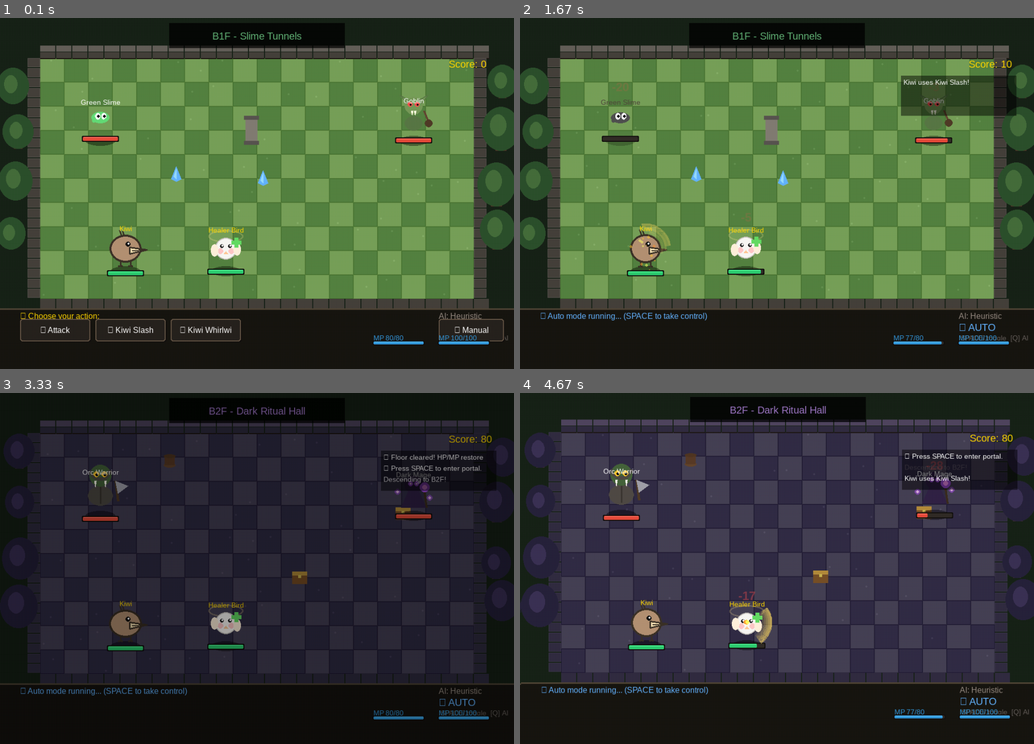
Above: before the commit, frames 1-4 (two rows, left to right).
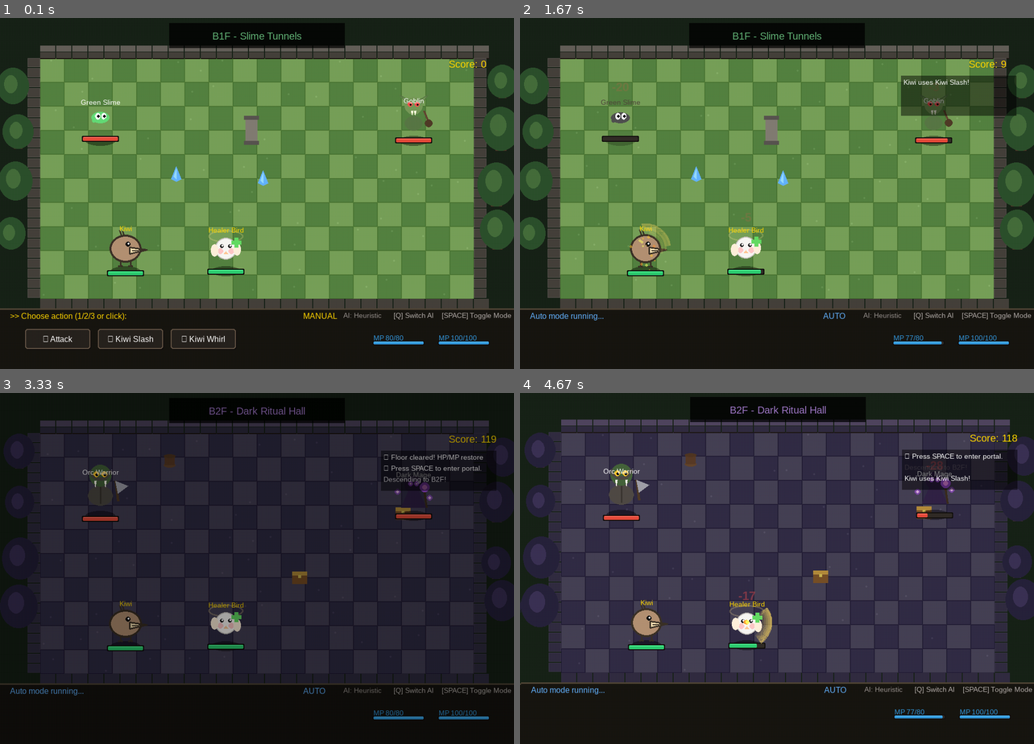
Above: after the commit, the same moments.

Repository: Kaiii1912/oop-finalproject-team20
Game: pygame game, started from boom/pygame_app.py
Two runs of this game, one before a commit and one after it. Both use one fixed random seed, a clock stepped at 60 frames per second and the inputs below.
Inputs:
- Up to frame 1 (0.1 s): no input
- Up to frame 2 (1.67 s): tap Space at 0.33, 0.73, 1.03 s; hold Enter 0.67-1.13 s
- Up to frame 3 (3.33 s): tap Space at 1.73, 2.03, 2.57, 2.87 s; tap 2 at 2.17 s
- Up to frame 4 (4.67 s): tap Space at 3.63, 4.4 s

The runs differ from the first frame. In frame 1, 1.7% of the frame differs, in the area x 2-100%, y 83-95%; in frame 2, 0.8%; in frame 3, 0.7%; in frame 4, 0.8%.

Commit message:
UI_upgrade

Diff:
--- a/boom/dungeon_env.py
+++ b/boom/dungeon_env.py
@@ -44,6 +44,9 @@
         self.event_log = EventLog()
         self.terminated = False
         self.turn_order: List[Character] = []
+
+        # 追蹤玩家累計受傷量（用於扣分）
+        self.damage_taken_total = 0
 
     def reset(self, floor_idx: int = 0):
         """重置地城至特定樓層"""
@@ -94,16 +97,31 @@
 
         terminated = self.terminated
 
-        # 改進分數計算：殺死敵人數 * 10，清關 +50
+        # === 改進分數計算（用於比較算法優劣）===
         dead_enemies = sum(1 for e in self.enemies if not e.is_alive())
+
+        # 基礎分數：殺敵獎勵
         reward = dead_enemies * 10.0
+
+        # 清關獎勵
         if terminated and any(p.is_alive() for p in self.players):
-            reward += 50.0  # 清關獎勵
+            reward += 50.0
             # Boss 獎勵
             if any("Dragon" in e.name for e in self.enemies):
                 reward += 150.0
 
-        return self._get_obs(), reward, terminated, False, {"log": self.event_log.logs}
+            # 生存獎勵：每個存活玩家 +20
+            alive_players = sum(1 for p in self.players if p.is_alive())
+            reward += alive_players * 20.0
+
+        # === 受傷扣分：每受到 1 點傷害扣 0.05 分 ===
+        reward -= self.damage_taken_total * 0.05
+
+        # 失敗懲罰
+        if terminated and not any(p.is_alive() for p in self.players):
+            reward = -100.0
+
+        return self._get_obs(), reward, terminated, False, {"log": self.event_log.logs, "damage_taken": self.damage_taken_total}
 
     def _apply_action(self, action: BattleAction):
         actor = action.actor
@@ -125,6 +143,9 @@
         if action.action_type == ActionType.BASIC_ATTACK and targets:
             dmg = targets[0].take_damage(actor.stats.attack)
             self.event_log.add(f"{actor.name} attacked {targets[0].name} for {dmg} damage.")
+            # 追蹤玩家受到的傷害
+            if targets[0].team == Team.PLAYERS:
+                self.damage_taken_total += dmg
 
         elif action.action_type == ActionType.USE_SKILL and action.skill:
             # 利用成員 A 寫的多型 apply
--- a/boom/pygame_app.py
+++ b/boom/pygame_app.py
@@ -513,11 +513,11 @@
         self.action_buttons.clear()
         player = self.env.players[0]
 
-        button_y = HEIGHT - 100
-        button_w = 140
-        button_h = 45
-        spacing = 10
-        start_x = 40
+        button_y = HEIGHT - 80
+        button_w = 130
+        button_h = 40
+        spacing = 15
+        start_x = 50
 
         self.action_buttons.append(
             Button(start_x, button_y, button_w, button_h, "⚔ Attack",
@@ -526,7 +526,7 @@
 
         for i, skill in enumerate(player.skills):
             can_use = player.mp >= skill.mp_cost
-            skill_text = f"✨ {skill.name[:12]}"
+            skill_text = f"✨ {skill.name[:10]}"
 
             self.action_buttons.append(
                 Button(start_x + (button_w + spacing) * (i + 1), button_y,
@@ -534,12 +534,6 @@
                       action_data={"type": "skill", "skill": skill, "index": i},
                       enabled=can_use)
             )
-
-        auto_text = "🤖 Auto: ON" if not self.manual_mode else "🎮 Manual"
-        self.action_buttons.append(
-            Button(WIDTH - 150, button_y, 130, button_h, auto_text,
-                   action_data={"type": "toggle_auto"})
-        )
 
     def _build_target_buttons(self, is_heal: bool = False):
         self.target_buttons.clear()
@@ -603,6 +597,10 @@
                         # 關卡完成時，按 SPACE 進入傳送門
                         print("[DEBUG] Entering portal to next floor")
                         self._proceed_to_next_floor()
+                    elif self.game_state == "MODE_SELECT":
+                        # 模式選擇中，按 SPACE 切換 MANUAL/AUTO
+                        self.manual_mode = not self.manual_mode
+                        print(f"[DEBUG] Mode toggled to: {'MANUAL' if self.manual_mode else 'AUTO'}")
                     elif self.game_state in ("GAME_OVER", "VICTORY"):
                         # 遊戲結束時重新開始
                         print("[DEBUG] Restarting game")
@@ -625,6 +623,11 @@
                         self._handle_action_select(1)
                     elif event.key == pygame.K_3:
                         self._handle_action_select(2)
+
+                # ENTER 鍵開始遊戲（MODE_SELECT 狀態）
+                elif event.key == pygame.K_RETURN and self.game_state == "MODE_SELECT":
+                    print(f"[DEBUG] Starting game with mode: {'MANUAL' if self.manual_mode else 'AUTO'}")
+                    self.game_state = "PLAYING"
 
             elif event.type == pygame.MOUSEBUTTONDOWN:
                 if event.button == 1:
@@ -745,7 +748,7 @@
         self.pending_action = action
 
     def _restart_game(self):
-        print("=== RESTARTING GAME ===")  # Debug 訊息
+        print("=== RESTARTING GAME ===")
         players = create_default_players()
         floors = build_dungeon_floors()
         self.env = DungeonBattleEnv(floors=floors, players=players)
@@ -754,15 +757,19 @@
         self.terminated = False
         self.truncated = False
         self.total_reward = 0.0
-        self.game_state = "PLAYING"
+
+        # 進入模式選擇狀態
+        self.game_state = "MODE_SELECT"
+        self.manual_mode = True  # 預設手動模式
+
         self.player_turn = True
         self.current_phase = "SELECT_ACTION"
         self.battle_messages.clear()
         self.tile_renderer.generate_debris(self.floor_idx)
-        self.floor_transition.active = False  # 確保過場動畫關閉
-        self.action_animation_active = False  # 確保動作動畫關閉
+        self.floor_transition.active = False
+        self.action_animation_active = False
         self._build_action_buttons()
-        print("=== GAME RESTARTED ===")  # Debug 訊息
+        print("=== SELECT MODE TO START ===")  # Debug 訊息  # Debug 訊息
 
     def _update_logic(self, dt: float) -> None:
         # 樓層轉換動畫
@@ -1102,45 +1109,47 @@
         pygame.draw.rect(surface, (25, 22, 18), menu_rect)
         pygame.draw.line(surface, (80, 70, 55), (0, HEIGHT - 120), (WIDTH, HEIGHT - 120), 3)
 
-        # === 模式顯示區（右上角）===
-        agent_name = self.agent_types[self.agent_mode_idx][0]
-        mode_text = "🎮 MANUAL" if self.manual_mode else "🤖 AUTO"
-        mode_color = GOLD if self.manual_mode else (100, 180, 255)
-
-        # Agent 類型
-        agent_surf = self.font_small.render(f"AI: {agent_name}", True, (150, 140, 130))
-        surface.blit(agent_surf, (WIDTH - 150, HEIGHT - 115))
-
-        # 手動/自動模式
-        mode_surf = self.font_mid.render(mode_text, True, mode_color)
-        surface.blit(mode_surf, (WIDTH - 150, HEIGHT - 95))
-
-        # 按鍵提示
-        hint_surf = self.font_tiny.render("[SPACE] toggle  [Q] AI", True, (100, 95, 90))
-        surface.blit(hint_surf, (WIDTH - 150, HEIGHT - 70))
-
-        # === 狀態提示（左邊）===
+        # === 第一行：狀態提示（最上方）===
         if self.manual_mode:
             if self.current_phase == "SELECT_ACTION" and self.player_turn:
-                status = "▶ Choose your action:"
+                status = ">> Choose action (1/2/3 or click):"
                 color = GOLD
             elif self.current_phase == "SELECT_TARGET":
-                status = "▶ Select target (click or press 1-3):"
+                status = ">> Select target:"
                 color = (100, 200, 255)
             elif self.current_phase == "ENEMY_TURN":
-                status = "⏳ Enemy turn..."
+                status = "Enemy turn..."
                 color = HP_RED
             else:
-                status = "⚔ Executing..."
+                status = "Executing..."
                 color = WHITE
         else:
-            status = "🤖 Auto mode running... (SPACE to take control)"
+            status = "Auto mode running..."
             color = (100, 180, 255)
 
         status_surf = self.font_small.render(status, True, color)
-        surface.blit(status_surf, (40, HEIGHT - 115))
-
-        # 動作按鈕（僅手動模式且玩家回合時顯示）
+        surface.blit(status_surf, (20, HEIGHT - 115))
+
+        # === 第一行右側：模式顯示（更清晰）===
+        agent_name = self.agent_types[self.agent_mode_idx][0]
+        mode_text = "MANUAL" if self.manual_mode else "AUTO"
+        mode_color = GOLD if self.manual_mode else (100, 180, 255)
+
+        # 分開顯示，更清晰
+        # 模式
+        mode_surf = self.font_small.render(mode_text, True, mode_color)
+        surface.blit(mode_surf, (WIDTH - 420, HEIGHT - 115))
+
+        # AI 類型
+        ai_surf = self.font_tiny.render(f"AI: {agent_name}", True, (150, 145, 140))
+        surface.blit(ai_surf, (WIDTH - 340, HEIGHT - 115))
+
+        # 按鍵提示（更明顯）
+        key_hint = "[Q] Switch AI    [SPACE] Toggle Mode"
+        hint_surf = self.font_tiny.render(key_hint, True, (180, 175, 170))
+        surface.blit(hint_surf, (WIDTH - 240, HEIGHT - 115))
+
+        # === 第二行：動作按鈕（中間）===
         if self.current_phase == "SELECT_ACTION" and self.player_turn and self.manual_mode:
             for btn in self.action_buttons:
                 btn.draw(surface, self.font_small)
@@ -1205,7 +1214,44 @@
 
         overlay = pygame.Surface((WIDTH, HEIGHT), pygame.SRCALPHA)
 
-        if self.game_state == "FLOOR_COMPLETE":
+        if self.game_state == "MODE_SELECT":
+            # === 模式選擇畫面 ===
+            overlay.fill((0, 0, 0, 180))
+            surface.blit(overlay, (0, 0))
+
+            # 標題
+            title = self.font_title.render("SELECT MODE", True, GOLD)
+            surface.blit(title, title.get_rect(center=(WIDTH // 2, 100)))
+
+            # 當前設定
+            agent_name = self.agent_types[self.agent_mode_idx][0]
+            mode_text = "MANUAL" if self.manual_mode else "AUTO"
+            mode_color = GOLD if self.manual_mode else (100, 180, 255)
+
+            # 模式顯示
+            mode_label = self.font_mid.render("Mode:", True, WHITE)
+            surface.blit(mode_label, (WIDTH // 2 - 150, HEIGHT // 2 - 60))
+            mode_value = self.font_big.render(mode_text, True, mode_color)
+            surface.blit(mode_value, (WIDTH // 2 + 20, HEIGHT // 2 - 65))
+
+            # AI 顯示
+            ai_label = self.font_mid.render("AI:", True, WHITE)
+            surface.blit(ai_label, (WIDTH // 2 - 150, HEIGHT // 2 - 20))
+            ai_value = self.font_big.render(agent_name, True, (150, 200, 255))
+            surface.blit(ai_value, (WIDTH // 2 + 20, HEIGHT // 2 - 25))
+
+            # 按鍵提示
+            hint1 = self.font_small.render("[SPACE]  Toggle Manual / Auto", True, (180, 175, 170))
+            surface.blit(hint1, hint1.get_rect(center=(WIDTH // 2, HEIGHT // 2 + 40)))
+
+            hint2 = self.font_small.render("[Q]  Switch AI Type", True, (180, 175, 170))
+            surface.blit(hint2, hint2.get_rect(center=(WIDTH // 2, HEIGHT // 2 + 70)))
+
+            # 開始提示
+            start_hint = self.font_mid.render(">>> Press ENTER to START <<<", True, (255, 255, 150))
+            surface.blit(start_hint, start_hint.get_rect(center=(WIDTH // 2, HEIGHT - 100)))
+
+        elif self.game_state == "FLOOR_COMPLETE":
             # === 關卡完成 - 傳送門畫面 ===
             overlay.fill((0, 0, 0, 160))
             surface.blit(overlay, (0, 0))
@@ -1215,33 +1261,28 @@
             portal_pulse = math.sin(self.animation_time * 4) * 10
             portal_size = int(60 + portal_pulse)
 
-            # 外圈
             pygame.draw.ellipse(surface, (100, 200, 255),
                               (WIDTH // 2 - portal_size, portal_y - portal_size // 2,
                                portal_size * 2, portal_size), 4)
-            # 內圈
             pygame.draw.ellipse(surface, (150, 230, 255),
                               (WIDTH // 2 - portal_size + 15, portal_y - portal_size // 2 + 10,
                                portal_size * 2 - 30, portal_size - 20), 2)
-            # 中心
             pygame.draw.ellipse(surface, (200, 255, 255),
                               (WIDTH // 2 - 20, portal_y - 10, 40, 20))
 
-            # 文字
-            title = self.font_title.render("✨ FLOOR CLEARED!", True, GOLD)
+            title = self.font_title.render("FLOOR CLEARED!", True, GOLD)
             surface.blit(title, title.get_rect(center=(WIDTH // 2, 100)))
 
-            next_floor = self.floor_idx + 2  # 顯示下一層編號
+            next_floor = self.floor_idx + 2
             portal_text = self.font_mid.render(f"Portal to B{next_floor}F opened!", True, (100, 200, 255))
             surface.blit(portal_text, portal_text.get_rect(center=(WIDTH // 2, portal_y + 60)))
 
-            # 模式切換提示
             agent_name = self.agent_types[self.agent_mode_idx][0]
             mode_text = "MANUAL" if self.manual_mode else "AUTO"
-            mode_info = self.font_small.render(f"Current: {mode_text} mode | AI: {agent_name}", True, (180, 175, 170))
+            mode_info = self.font_small.render(f"Current: {mode_text} | AI: {agent_name}", True, (180, 175, 170))
             surface.blit(mode_info, mode_info.get_rect(center=(WIDTH // 2, HEIGHT - 150)))
 
-            hint1 = self.font_small.render("[Q] Switch AI  |  [SPACE] Toggle Manual/Auto", True, (150, 145, 140))
+            hint1 = self.font_small.render("[Q] Switch AI    [SPACE] Toggle Mode", True, (150, 145, 140))
             surface.blit(hint1, hint1.get_rect(center=(WIDTH // 2, HEIGHT - 120)))
 
             enter_hint = self.font_mid.render(">>> Press SPACE to enter portal <<<", True, (255, 255, 150))
--- a/boom/skills.py
+++ b/boom/skills.py
@@ -77,6 +77,10 @@
         raw_damage = user.stats.attack + self.power
         actual_dmg = target.take_damage(raw_damage)
 
+        # 追蹤玩家受傷量
+        if target.team == Team.PLAYERS:
+            env.damage_taken_total += actual_dmg
+
         print(f"[{self.name}] {user.name} hits {target.name} for {actual_dmg} dmg.")
 
 
@@ -101,6 +105,10 @@
             actual_dmg = target.take_damage(raw_damage)
             print(f"  -> {target.name} took {actual_dmg} damage.")
 
+            # 追蹤玩家受傷量
+            if target.team == Team.PLAYERS:
+                env.damage_taken_total += actual_dmg
+
 
 class HealingSkill(Skill):
     """
